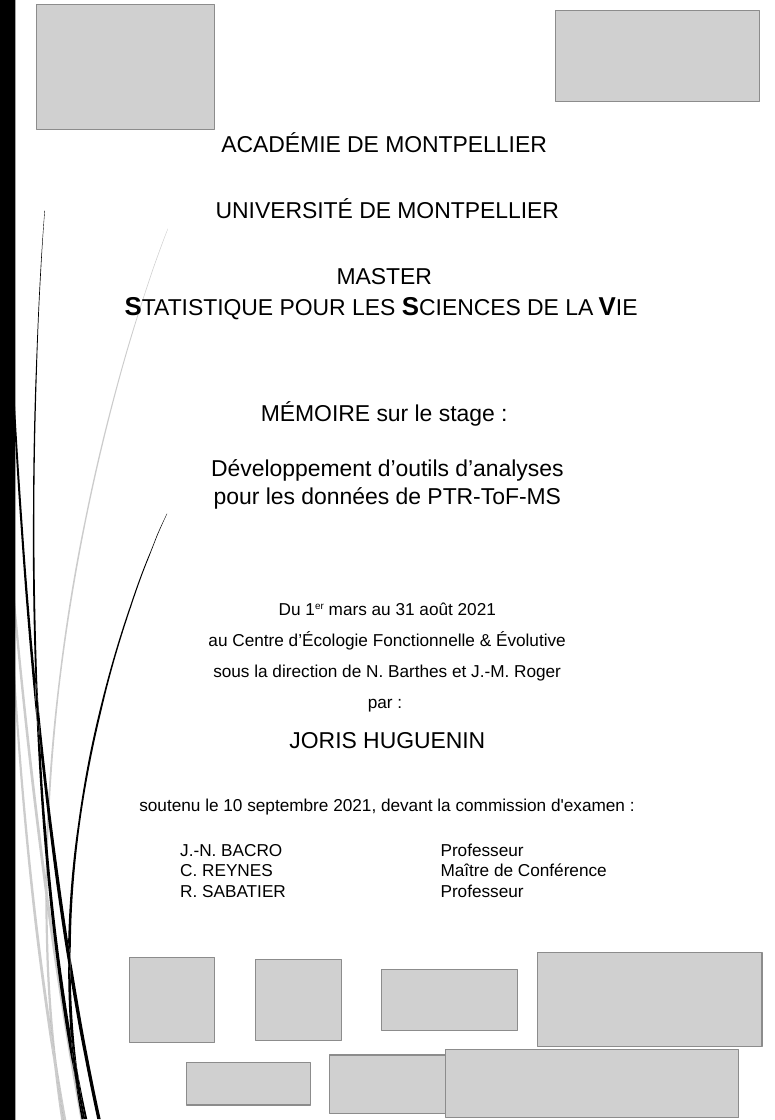
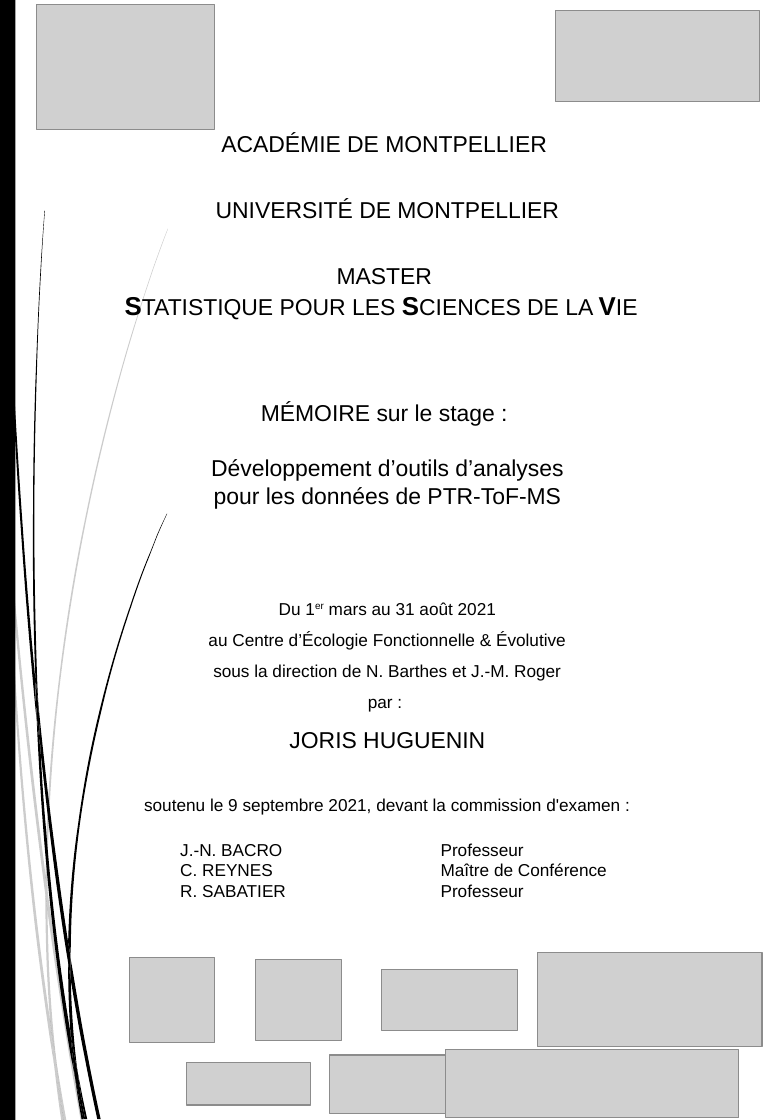
Before and after one commit to JHuguenin/M2_SSV_JH, a slide deck: slide 1 of images/cover.pptx. Drawn at 775x1120 pixels with LibreOffice and Linux fonts; fonts in the diff are those of the drawing; grey boxes stand for pictures. Boxes give left, top, right and bottom in pixels: in the first picture for what was removed or moved away, otherwise in the second. Text is boxed around its words. In the diff, an @@ line names an element or a change of style, - is before the commit and + after.

```diff
--- a/images/cover.pptx
+++ b/images/cover.pptx
@@ text at <box>144,798,620,815</box>: text changed @@
-soutenu le 10 septembre 2021, devant la commission d'examen :
+soutenu le 9 septembre 2021, devant la commission d'examen :
```
Also in this commit, not shown: 11 other files.
